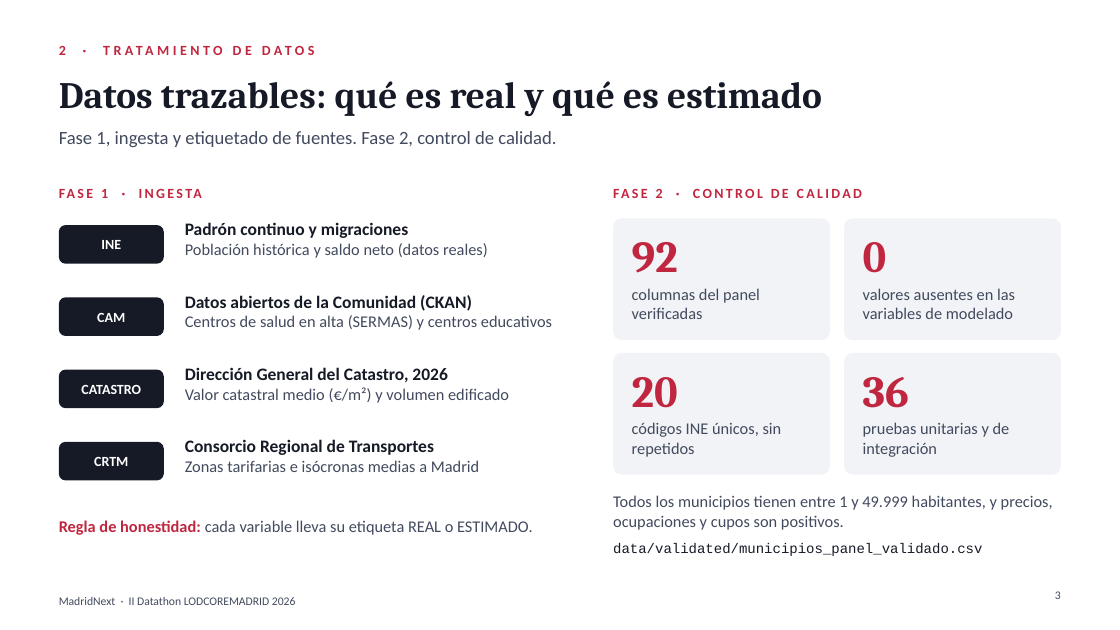
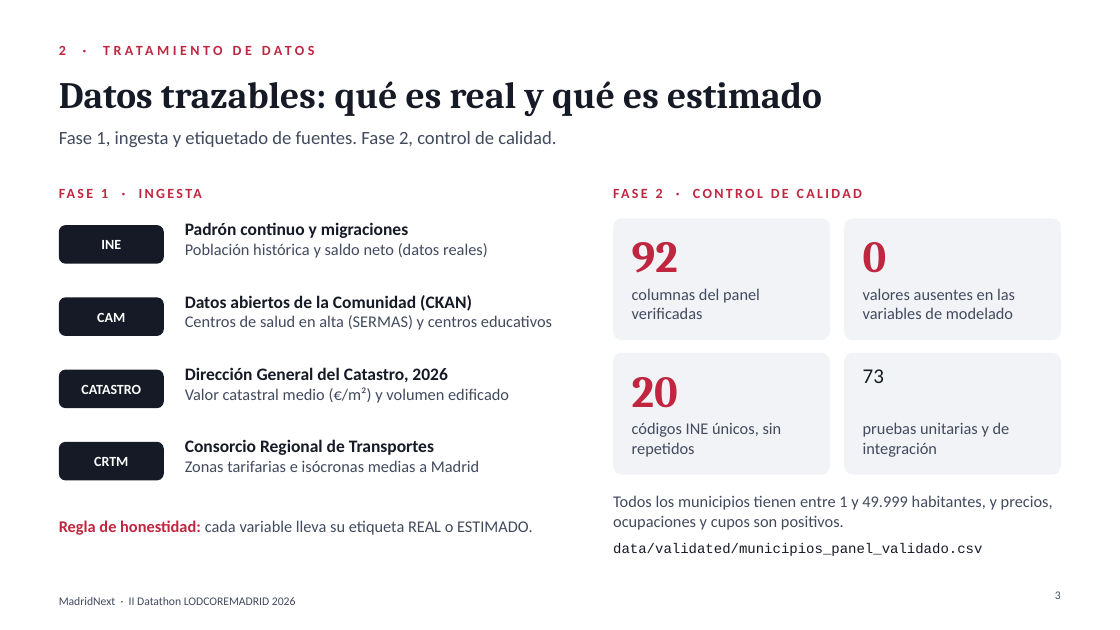
Before and after one commit to AlejandroCuntin/DatathonLodCoreMadrid, a slide deck: slide 3 of presentacion_datathon_oficial.pptx. Drawn at 1120x630 pixels with LibreOffice and Linux fonts; fonts in the diff are those of the drawing. Boxes give left, top, right and bottom in pixels: in the first picture for what was removed or moved away, otherwise in the second. Text is boxed around its words. In the diff, an @@ line names an element or a change of style, - is before the commit and + after.

```diff
--- a/presentacion_datathon_oficial.pptx
+++ b/presentacion_datathon_oficial.pptx
@@ text at <box>863,369,884,383</box>: text changed; size 38 to 18 pt; font Cambria to Calibri; text colour #C0263F to #161A26; bold off @@
-36
+73
```
Also in this commit, not shown: 4 other slides changed, 1 other file.
